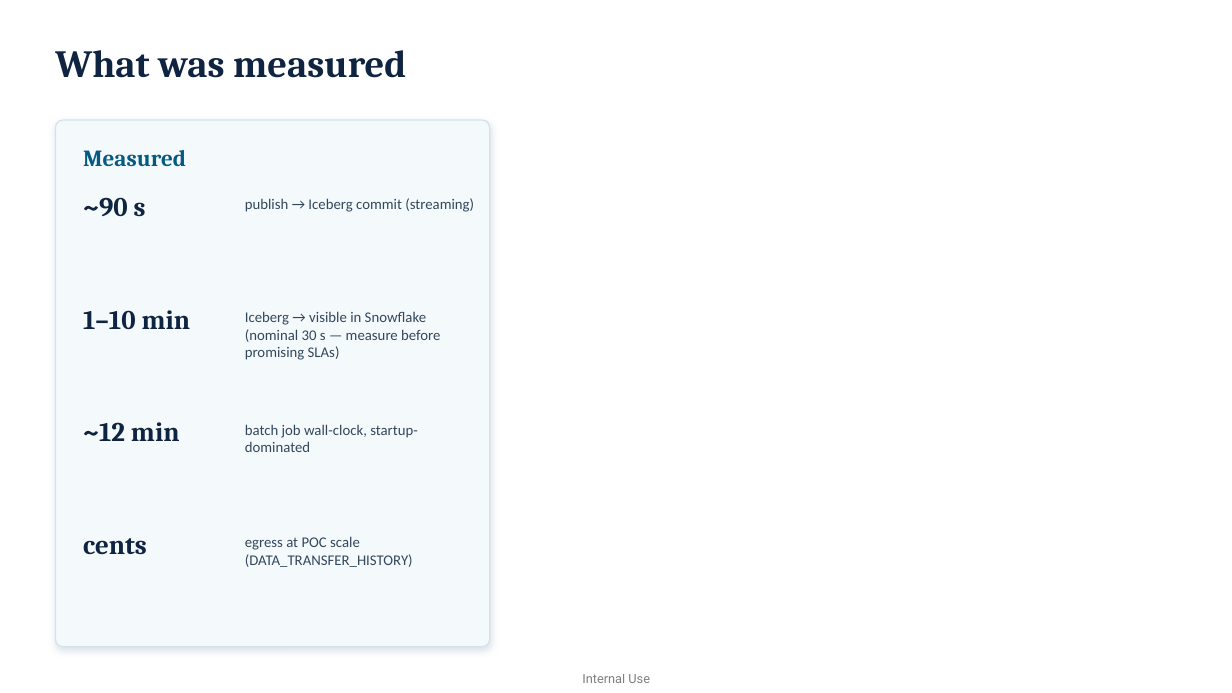
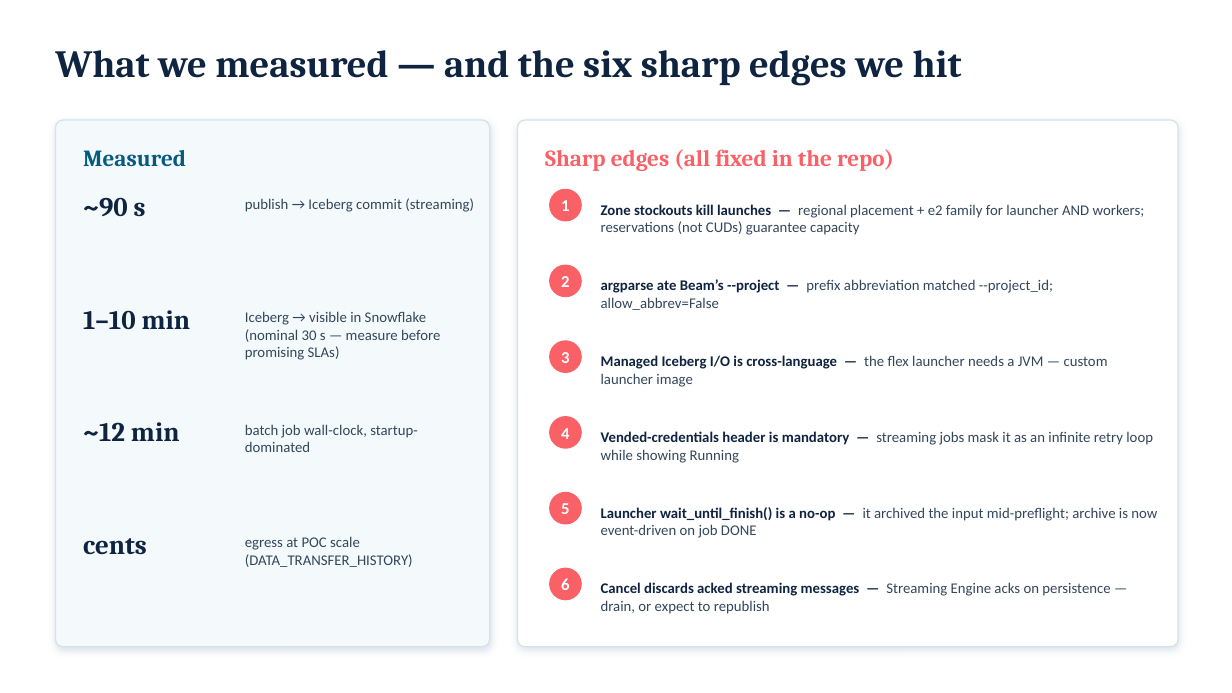
Before and after one commit to jeremydegardeyn/iceberg-zero-copy-poc, a slide deck: slide 9 of docs/iceberg-zero-copy-approach.pptx. Drawn at 1232x693 pixels with LibreOffice and Linux fonts; fonts in the diff are those of the drawing. Boxes give left, top, right and bottom in pixels: in the first picture for what was removed or moved away, otherwise in the second. Text is boxed around its words. In the diff, an @@ line names an element or a change of style, - is before the commit and + after.

```diff
--- a/docs/iceberg-zero-copy-approach.pptx
+++ b/docs/iceberg-zero-copy-approach.pptx
@@ text at box(55, 50, 962, 86): text changed @@
-What was measured
+What we measured — and the six sharp edges we hit
@@ rounded rectangle added at box(518, 120, 1178, 647), fill #FFFFFF, outline #D5E2EC 1 pt @@
@@ text added at box(545, 149, 894, 171), 18 pt, text #F96167, bold @@
+Sharp edges (all fixed in the repo)
@@ ellipse added at box(550, 189, 581, 221), fill #F96167, outline #F96167 1 pt @@
@@ text added at box(561, 200, 569, 211), 13 pt, text #FFFFFF, bold @@
+1
@@ text added at box(601, 204, 1145, 235), 11.5 pt, text #33475B @@
+Zone stockouts kill launches — regional placement + e2 family for launcher AND workers; reservations (not CUDs) guarantee capacity
@@ ellipse added at box(550, 265, 581, 297), fill #F96167, outline #F96167 1 pt @@
@@ text added at box(561, 276, 569, 287), 13 pt, text #FFFFFF, bold @@
+2
@@ text added at box(601, 279, 1053, 310), 11.5 pt, text #33475B @@
+argparse ate Beam’s --project — prefix abbreviation matched --project_id; allow_abbrev=False
@@ ellipse added at box(550, 341, 581, 372), fill #F96167, outline #F96167 1 pt @@
@@ text added at box(561, 352, 569, 363), 13 pt, text #FFFFFF, bold @@
+3
@@ text added at box(601, 355, 1108, 387), 11.5 pt, text #33475B @@
+Managed Iceberg I/O is cross-language — the flex launcher needs a JVM — custom launcher image
@@ ellipse added at box(550, 417, 581, 448), fill #F96167, outline #F96167 1 pt @@
@@ text added at box(561, 428, 569, 439), 13 pt, text #FFFFFF, bold @@
+4
@@ text added at box(601, 431, 1153, 463), 11.5 pt, text #33475B @@
+Vended-credentials header is mandatory — streaming jobs mask it as an infinite retry loop while showing Running
@@ ellipse added at box(550, 493, 581, 524), fill #F96167, outline #F96167 1 pt @@
@@ text added at box(561, 503, 569, 514), 13 pt, text #FFFFFF, bold @@
+5
@@ text added at box(601, 507, 1157, 538), 11.5 pt, text #33475B @@
+Launcher wait_until_finish() is a no-op — it archived the input mid-preflight; archive is now event-driven on job DONE
@@ ellipse added at box(550, 568, 581, 600), fill #F96167, outline #F96167 1 pt @@
@@ text added at box(561, 578, 569, 590), 13 pt, text #FFFFFF, bold @@
+6
@@ text added at box(601, 582, 1110, 614), 11.5 pt, text #33475B @@
+Cancel discards acked streaming messages — Streaming Engine acks on persistence — drain, or expect to republish
@@ text removed at box(582, 674, 650, 683) @@
-Internal Use
```
Also in this commit, not shown: 9 other slides changed, 6 slides added.
